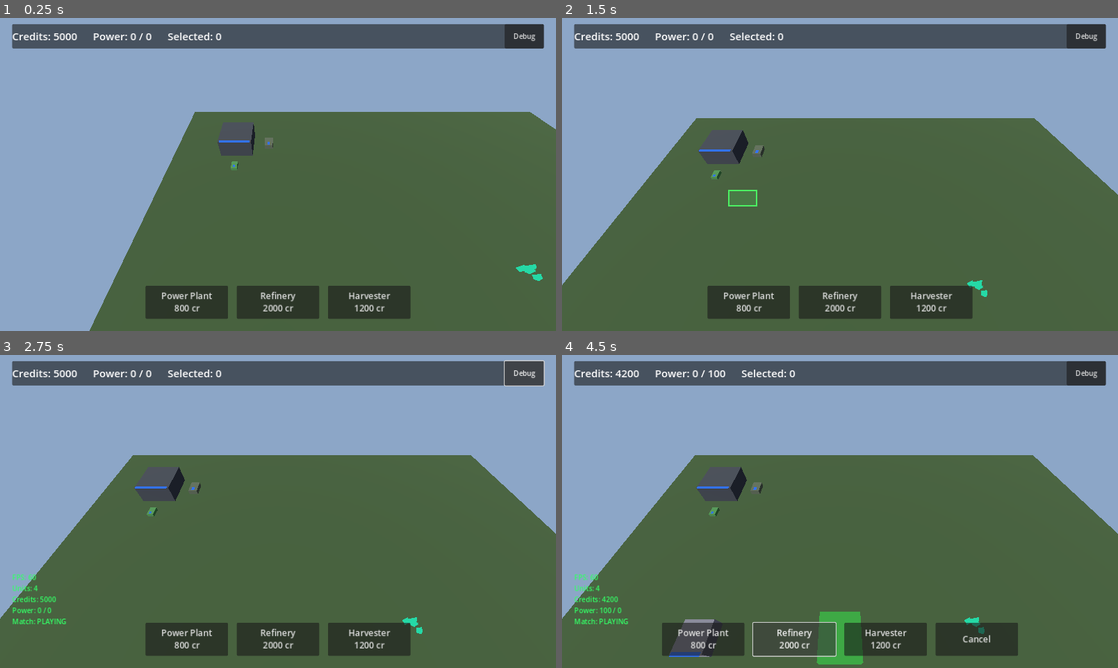
Above: before the commit, frames 1-4 (two rows, left to right).
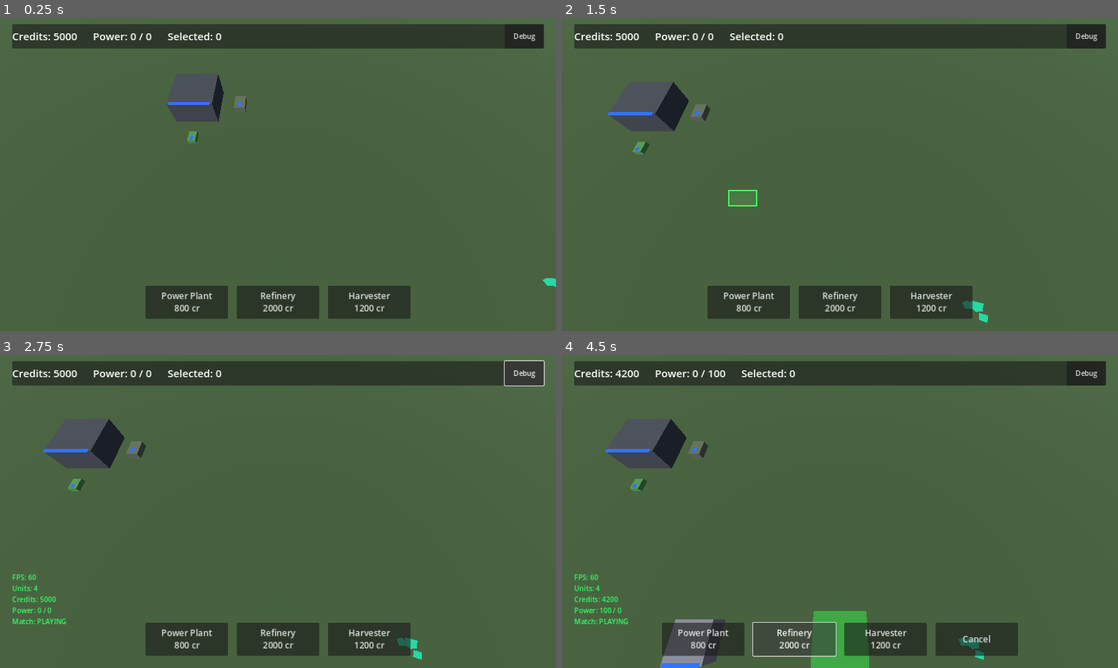
Above: after the commit, the same moments.

Repository: xionams/operation-midnight
Game: Godot game, scene res://main.tscn
Two runs of this game, one before a commit and one after it. Both use one fixed random seed, a clock stepped at 60 frames per second and the inputs below.
Inputs (mouse positions are in pixels of both pictures, inside the frame that each line leads up to):
- Up to frame 1 (0.25 s): no input
- Up to frame 2 (1.5 s): tap Enter at 0.5 s; move the mouse to (962, 158) at 0.52 s; hold D (move_right) 0.53-1.25 s; click (962, 158) at 0.67 s; drag from (728, 190) to (812, 237) at 1.27 s
- Up to frame 3 (2.75 s): click "Debug" at 2 s
- Up to frame 4 (4.5 s): click "Power Plant 800 cr" at 2.75 s; click "Power Plant 800 cr" at 3.5 s; click "Refinery 2000 cr" at 4.25 s

The runs differ from the first frame. In frame 1, 48% of the frame differs, in the area x 0-100%, y 0-100%; in frame 2, 41%; in frame 3, 40%; in frame 4, 42%.

Commit message:
Reframe the opening camera so the battlefield fills the screen
A first rendered run showed the horizon sitting in frame with roughly a
third of the screen given over to empty sky, the map edge and the void
past it visible from the opening shot, and units too small to tell apart
- all costly on a landscape phone screen.

Steepen the camera pitch from 49 to 62 degrees, pull the opening zoom in
from 55 to 38, and move the starting focus toward the map centre. The
ground mesh is widened to 2.4x as a visual skirt only; its collision box
is deliberately left at map_size, so the navmesh is unchanged at 82
polygons and ground raycasts still refuse orders outside the playable
area.

Docs updated to record that the milestone now runs verified on Godot
4.7.2 - clean import, zero script errors, full harvester round trip,
combat damage, and HQ destruction ending the match.

Co-Authored-By: Claude Opus 5 <noreply@anthropic.com>

Diff:
--- a/scripts/core/main.gd
+++ b/scripts/core/main.gd
@@ -46,8 +46,8 @@
 	_nav_region.bake_navigation_mesh(false)
 
 	var camera := _build_camera()
-	camera.zoom_distance = 55.0
-	camera.focus_on(PLAYER_BASE_POS.lerp(Vector3.ZERO, 0.2))
+	camera.zoom_distance = 38.0
+	camera.focus_on(PLAYER_BASE_POS.lerp(Vector3.ZERO, 0.35))
 
 	var placer := _build_placer()
 	_build_hud(placer)
@@ -107,7 +107,11 @@
 
 	var mesh_instance := MeshInstance3D.new()
 	var plane := PlaneMesh.new()
-	plane.size = Vector2(map_size, map_size)
+	# Visual only, and deliberately wider than the collision box below: the
+	# ground the player can reach stays map_size (collision drives the navmesh
+	# and every ground raycast), while the extra skirt keeps the map edge and
+	# the void beyond it out of frame at the camera's shallowest angle.
+	plane.size = Vector2(map_size * 2.4, map_size * 2.4)
 	mesh_instance.mesh = plane
 	var material := StandardMaterial3D.new()
 	material.albedo_color = Color(0.24, 0.34, 0.2)
--- a/scripts/core/rts_camera.gd
+++ b/scripts/core/rts_camera.gd
@@ -18,7 +18,10 @@
 @export var follow_speed: float = 8.0
 @export var touch_pan_sensitivity: float = 0.0035
 
-var CAMERA_DIR: Vector3 = Vector3(0, 1.15, 1).normalized()
+## Steeper than a 45° view on purpose: at a shallower pitch the horizon
+## enters frame at the default 75° FOV and eats roughly a third of a
+## landscape phone screen with empty sky.
+var CAMERA_DIR: Vector3 = Vector3(0, 1.9, 1).normalized()
 
 var pan_target: Vector3 = Vector3.ZERO
 var zoom_distance: float = 40.0
Not shown, changed: README.md
Not shown, changed: TODO.md
